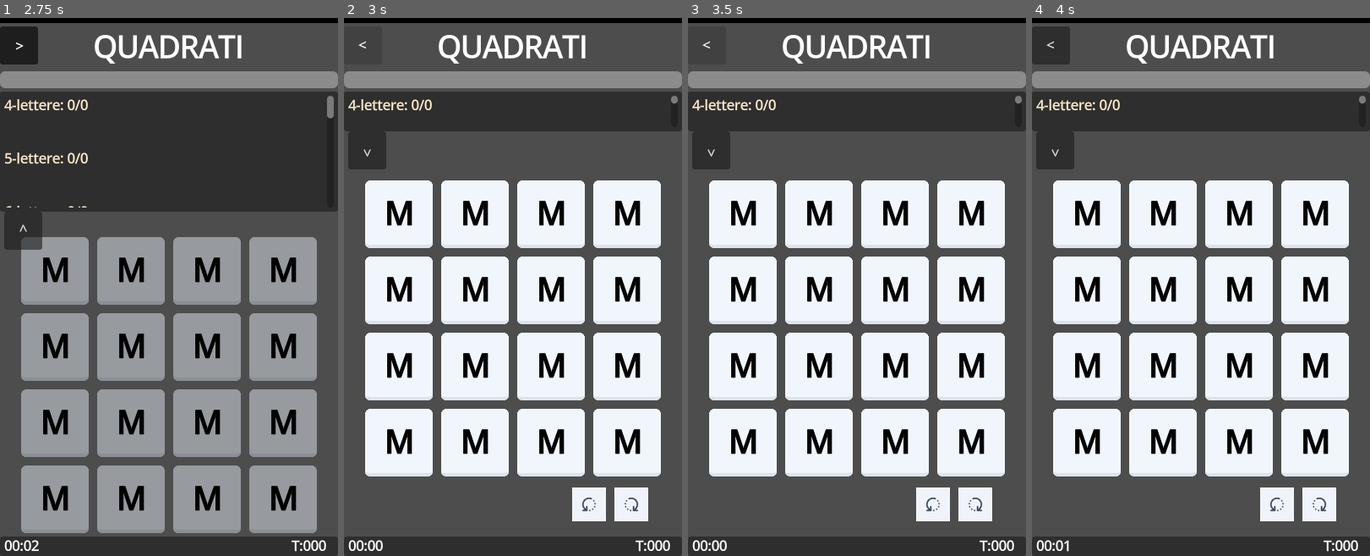
Above: before the commit, frames 1-4 (left to right).
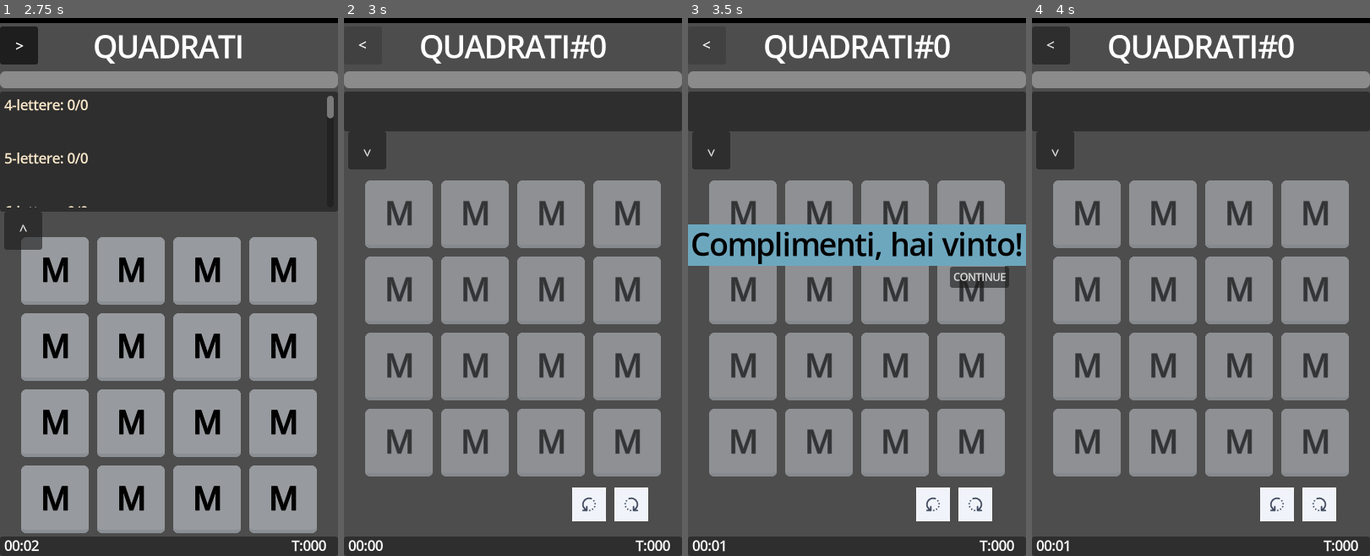
Above: after the commit, the same moments.

Repository: MarcoRizz/quadrati
Game: Godot game, scene res://scenes/main.tscn
The game is run twice, just before and just after one commit, with the same random seed, the same clock (stepped at 60 frames per second) and the same inputs.
Inputs (mouse positions are in pixels of both pictures, inside the frame that each line leads up to):
- Up to frame 1 (2.75 s): click "<" at 0.5 s; click "^" at 1.25 s; click (54, 270) at 2.02 s
- Up to frame 2 (3 s): click "<" at 2.75 s
- Up to frame 3 (3.5 s): no input
- Up to frame 4 (4 s): click (1322, 276) at 3.5 s, where only the run after the commit has a clickable "CONTINUE"

Frame 1 is identical in both runs. In frame 2, 42% of the frame differs, in the area x 1-99%, y 2-86%; in frame 3, 45%, in the area x 0-100%, y 2-100%; in frame 4, 42%.
Error before the commit: Trying to assign value of type 'Nil' to a variable of type 'Dictionary'. (res://scripts/main.gd:94)
Error after the commit: Trying to assign value of type 'Nil' to a variable of type 'Dictionary'. (res://scripts/main.gd:92)

Commit message:
bug perdita di save e riavvio al background

Diff:
--- a/scripts/main.gd
+++ b/scripts/main.gd
@@ -21,9 +21,10 @@
 @onready var title_obj = $VBox/Title
 @onready var yesterdayButton_obj = $VBox/Title/YesterdayButton
 
-var todaysJson : Dictionary
-var todaysSave : Dictionary = {"wordsFinded" = [], "bonusFinded" = []}
-
+var todaysJson : Dictionary = {"todaysNum" = 0, "grid" = [], "words" = [], "startingLinks" = [], "passingLinks" = []}
+var todaysSave : Dictionary = {"todaysNum" = 0, "wordsFinded" = [], "bonusFinded" = [], "stats" = {}}
+
+var ready_to_play = false # Da quando la imposto true salvo la partita alla chiusura dell'app
 
 func _ready() -> void:
 	#leggo il file json di oggi
@@ -73,9 +74,6 @@
 
 # Called when the HTTP request is completed.
 func _http_request_completed(result, response_code, headers, body):
-	# Disabilito la chisira automatica per permettere il salvataggio delle stats
-	get_tree().auto_accept_quit = false
-
 	if not result == 0:
 		print("An error occurred in the HTTP request, error " + str(result))
 		if FileAccess.file_exists(fileName_actual_grid):
@@ -146,6 +144,7 @@
 		todaysSave.todaysNum = todaysJson.todaysNum
 		todaysSave.wordsFinded = []
 		todaysSave.bonusFinded = []
+		todaysSave.stats = {}
 
 	# Carico la schermata
 	title_obj.text += "#" + str(todaysJson.todaysNum)
@@ -153,17 +152,15 @@
 	game_obj.load_results(todaysSave)
 	game_obj.show()
 	midText_obj.hide()
+	ready_to_play = true
 
 
 func _notification(what: int) -> void:
 	# Se ricevi una notifica di chiusura salvo le stats
 	if what == NOTIFICATION_WM_CLOSE_REQUEST or what == NOTIFICATION_APPLICATION_PAUSED:
-
-		if not game_obj.yesterday_mode:
+		if ready_to_play and not game_obj.yesterday_mode:
 			todaysSave.stats = game_obj.get_stats()
 			save_dictionary_file(todaysSave, fileName_actual_results)
-
-		get_tree().quit()
 
 
 func valid_game_file(file: Dictionary) -> bool:
@@ -247,7 +244,6 @@
 		print("Errore: impossibile aprire il file per la scrittura.")
 		return false
 
-
 	# Salva la stringa JSON nel file
 	file.store_string(JSON.stringify(dizionario))
 	# Chiudi il file
